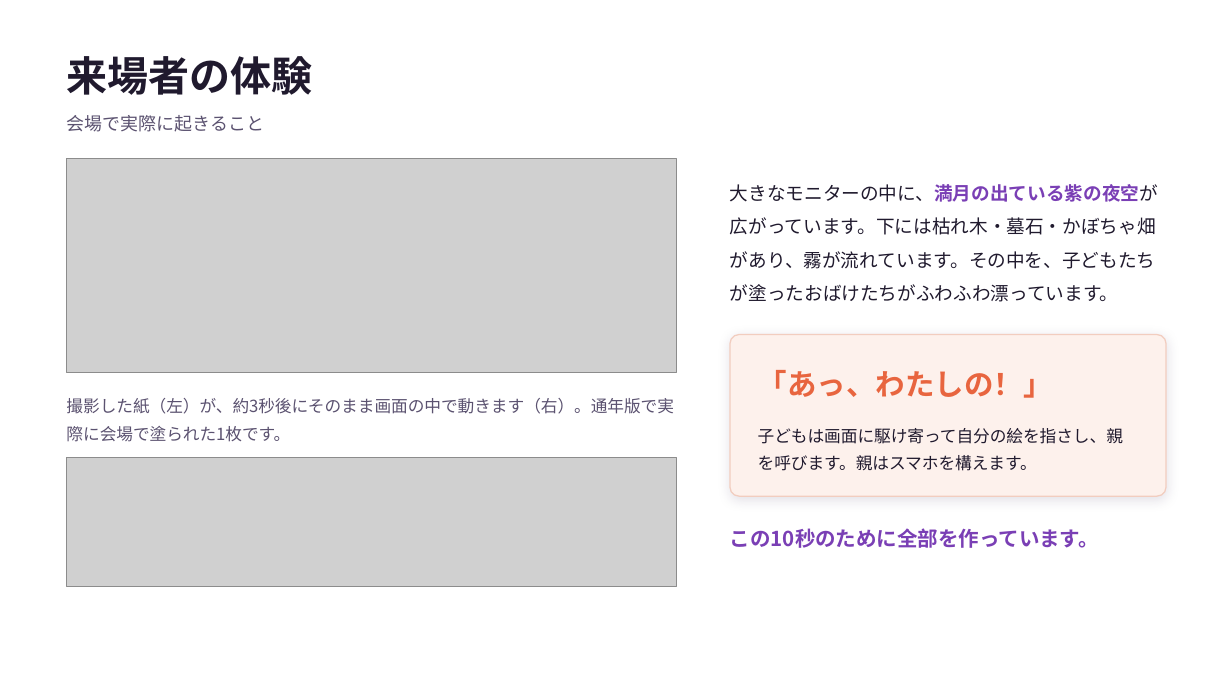
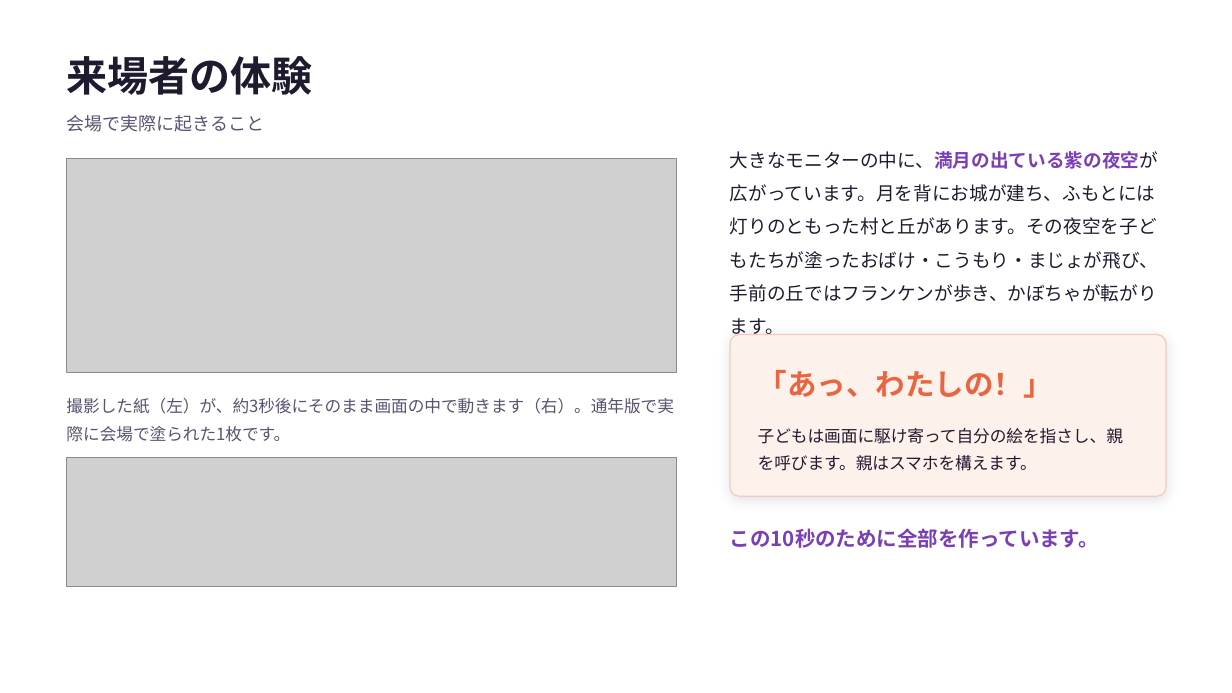
Before and after one commit to manakikido-jpg/PaintingsAquarium, a slide deck: slide 5 of docs/お絵かきハロウィン-企画書.pptx. Drawn at 1232x693 pixels with LibreOffice and Linux fonts; fonts in the diff are those of the drawing; grey boxes stand for pictures. Boxes give left, top, right and bottom in pixels: in the first picture for what was removed or moved away, otherwise in the second. Text is boxed around its words. In the diff, an @@ line names an element or a change of style, - is before the commit and + after.

```diff
--- a/docs/お絵かきハロウィン-企画書.pptx
+++ b/docs/お絵かきハロウィン-企画書.pptx
@@ text at (730, 151, 1159, 302): text changed @@
-大きなモニターの中に、満月の出ている紫の夜空が広がっています。下には枯れ木・墓石・かぼちゃ畑があり、霧が流れています。その中を、子どもたちが塗ったおばけたちがふわふわ漂っています。
+大きなモニターの中に、満月の出ている紫の夜空が広がっています。月を背にお城が建ち、ふもとには灯りのともった村と丘があります。その夜空を子どもたちが塗ったおばけ・こうもり・まじょが飛び、手前の丘ではフランケンが歩き、かぼちゃが転がります。
```
Also in this commit, not shown: 2 other slides changed, 10 other files.
